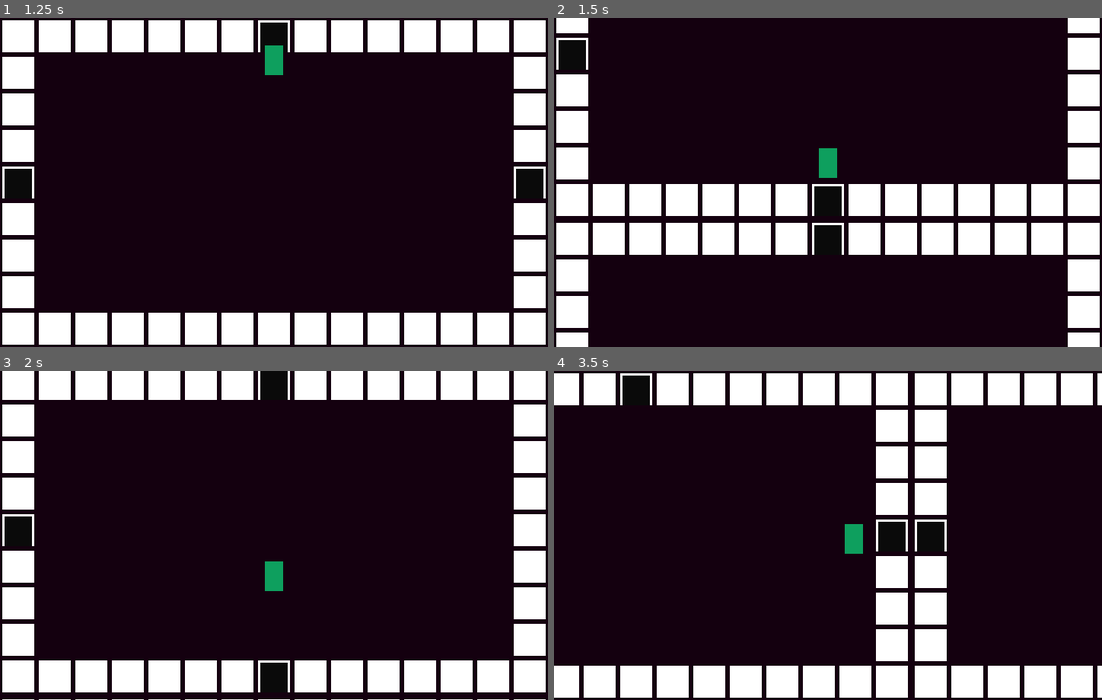
Above: before the commit, frames 1-4 (two rows, left to right).
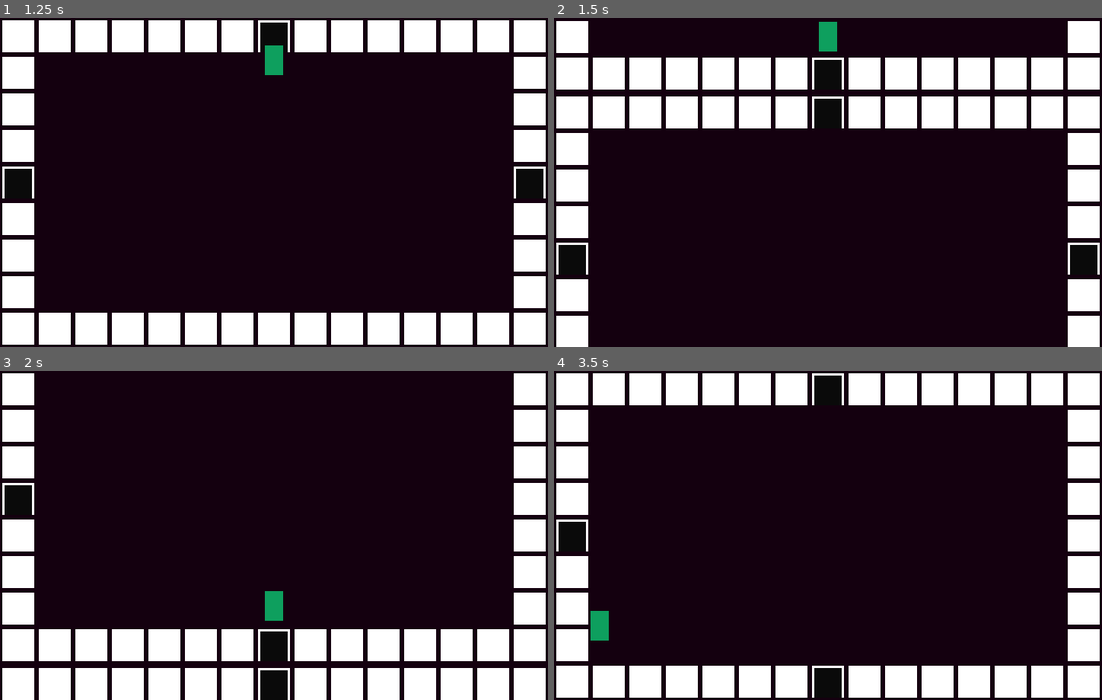
Above: after the commit, the same moments.

Repository: deeredman1991/ProjectShootyMcShootface
Game: Godot game, scene res://main/Main.tscn
The game is run twice, just before and just after one commit, with the same random seed, the same clock (stepped at 60 frames per second) and the same inputs.
Inputs:
- Up to frame 1 (1.25 s): tap Enter at 0.5 s; hold W (KB_move_up) from 0.53 s (still down)
- Up to frame 2 (1.5 s): keep holding W (KB_move_up)
- Up to frame 3 (2 s): keep holding W (KB_move_up)
- Up to frame 4 (3.5 s): release W (KB_move_up) at 2.03 s; hold A (KB_move_left) from 2.03 s (still down)

Frame 1 is identical in both runs. In frame 2, 32% of the frame differs, in the area x 0-100%, y 0-96%; in frame 3, 20%; in frame 4, 21%.

Commit message:
some slight tweaks to the camera movement system

Diff:
--- a/src/main/scenes/game/PlayerCamera.gd
+++ b/src/main/scenes/game/PlayerCamera.gd
@@ -6,6 +6,7 @@
 # The amount of smoothing used by the code
 var smoothing: float
 
+var target_position: Vector2
 var current_room_center: Vector2
 var current_room_size: Vector2
 
@@ -29,9 +30,9 @@
 	zoom_view_size = view_size * zoom
 
 	# Get target position
-	var target_position := calculate_target_position(current_room_center, current_room_size)
+	target_position = calculate_target_position(current_room_center, current_room_size)
 
-	if smoothing:
+	if smoothing_enabled:
 		# Interpolate(lerp) camera position to target position by the smoothing
 		position = lerp(position, target_position, smoothing)
 	else:
--- a/src/main/singletons/GameManager.gd
+++ b/src/main/singletons/GameManager.gd
@@ -21,14 +21,13 @@
 	RoomDetection
 }
 
-
 onready var player : KinematicBody2D = null
 
 export var pause_time: float = 0.2
 
 func _ready() -> void:
 	yield(get_tree().create_timer(0.01), "timeout")
-
+	player = Game.get_node("Player")
 	var player_camera = Game.get_node("PlayerCamera")
 	var camera_effects_component = player_camera.get_node("TransitionEffectsComponent")
 	var camera_effects_animation_player = camera_effects_component.get_node("AnimationPlayer")
@@ -39,33 +38,37 @@
 func change_room(room_position: Vector2, room_size: Vector2, fade := false, fade_time := 0.2) -> void:
 	room_position = room_position - OptionsManager.tile_size/2
 
-	Game.get_node("Player").velocity = Vector2.ZERO
+	var player_camera = Game.get_node("PlayerCamera")
+
+	player.velocity = Vector2.ZERO
 
 	if fade == true:
-		var player_camera = Game.get_node("PlayerCamera")
 		var camera_effects_component = player_camera.get_node("TransitionEffectsComponent")
 		var camera_effects_animation_player = camera_effects_component.get_node("AnimationPlayer")
-		#var camera_smoothing = player_camera.smoothing
 
 		camera_effects_animation_player.play("fade_out")
 
-		yield( get_tree().create_timer( camera_effects_animation_player.get_animation("fade_out").length ),"timeout" )
+		yield( get_tree().create_timer( camera_effects_animation_player.get_animation("fade_out").length  + fade_time ),"timeout" )
 
 		player_camera.smoothing_enabled = false
 		player_camera.current_room_center = room_position
 		player_camera.current_room_size = room_size
 
-		yield( get_tree().create_timer( camera_effects_animation_player.get_animation("fade_in").length + fade_time ),"timeout" )
-
 		if camera_effects_animation_player.assigned_animation == "fade_out":
 			camera_effects_animation_player.play("fade_in")
 
-		player_camera.smoothing_enabled = true
+		yield( get_tree().create_timer( camera_effects_animation_player.get_animation("fade_in").length ),"timeout" )
 
 	else:
-		Game.get_node("PlayerCamera").current_room_center = room_position
-		Game.get_node("PlayerCamera").current_room_size = room_size
+		player_camera.smoothing_enabled = true
+		player_camera.current_room_center = room_position
+		player_camera.current_room_size = room_size
 
 		self.game_is_paused = true
-		yield(get_tree().create_timer( pause_time ),"timeout")
-		self.game_is_paused = false
+
+		while true:
+			yield(get_tree().create_timer( 0.01 ),"timeout")
+
+			if player_camera.get_camera_screen_center().distance_to( player_camera.target_position ) < (OptionsManager.tile_size.x + OptionsManager.tile_size.y):
+				self.game_is_paused = false
+				break
